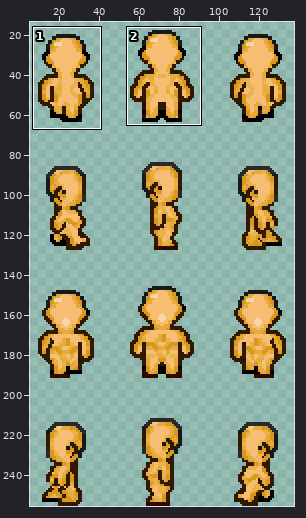
File history of a sprite sheet, data/sprites/outfit/body-testing/body_003.png. Above, an overview of the earlier version with the close-up marked.
Close-up. Earlier state:
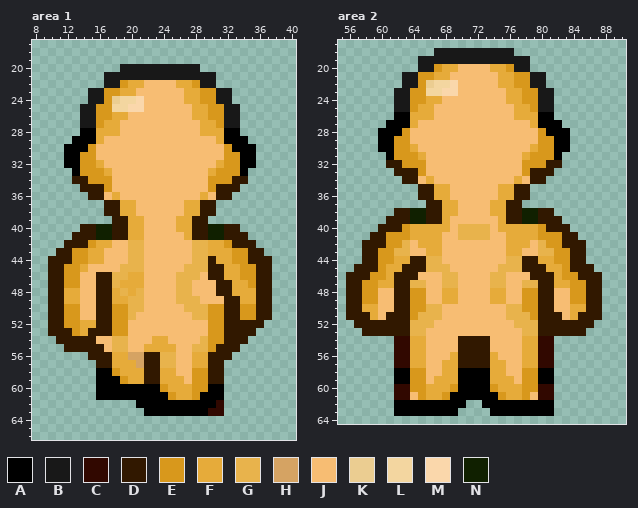
The file is 144x256 pixels. Colours within 5 levels of each other are drawn and written as one. Shown: area 1: x 8..40, y 17..66; area 2: x 55..90, y 17..64. The wide view leaves out empty margins. The commit also changed other parts of the picture, which this record leaves out.
Palette (. is transparent): A #000000  B #181818  C #310800  D #311800  E #d8981c  F #e6ab3a  G #e8b34c  H #d5a363  J #f7bd73  K #ebcd91  L #f3d6a0  M #fad7ab  N #102000
The same view after the edit:
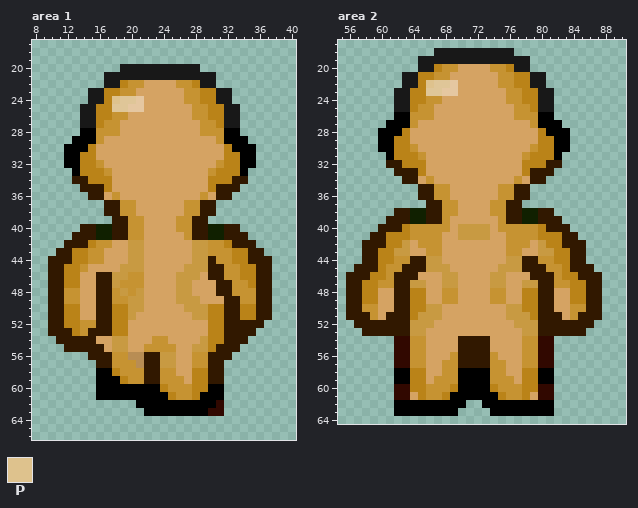
Colours new in this view: P #dec28d
Changes in this commit:
@@ palette @@
-E #d8981c
+E #ba8318
-F #e6ab3a
+F #c69332
-G #e8b34c
+G #c89a42
-H #d5a363
+H #b88d54
-J #f7bd73
+J #d5a363
-L #f3d6a0
+L #dfc698
-M #fad7ab
+M #e5c7a1
--- area 1
@@ x 16..20 @@
 23 BEEFF
-24 BEKLL
+24 BEPLL
 25 EELLM
--- area 2
@@ x 64..68 @@
 21 BEEFF
-22 BEKLL
+22 BEPLL
 23 EELLM
